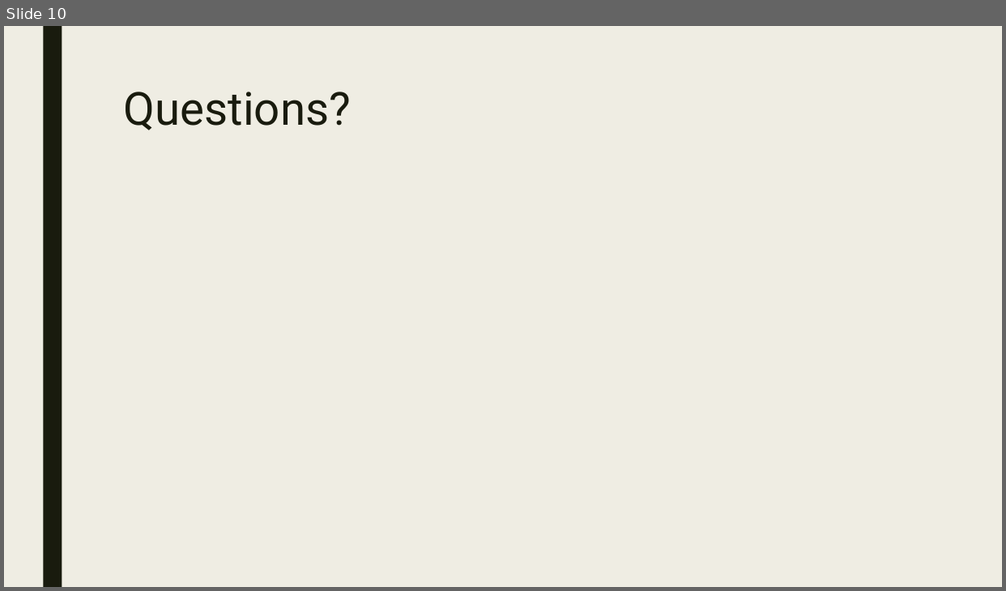
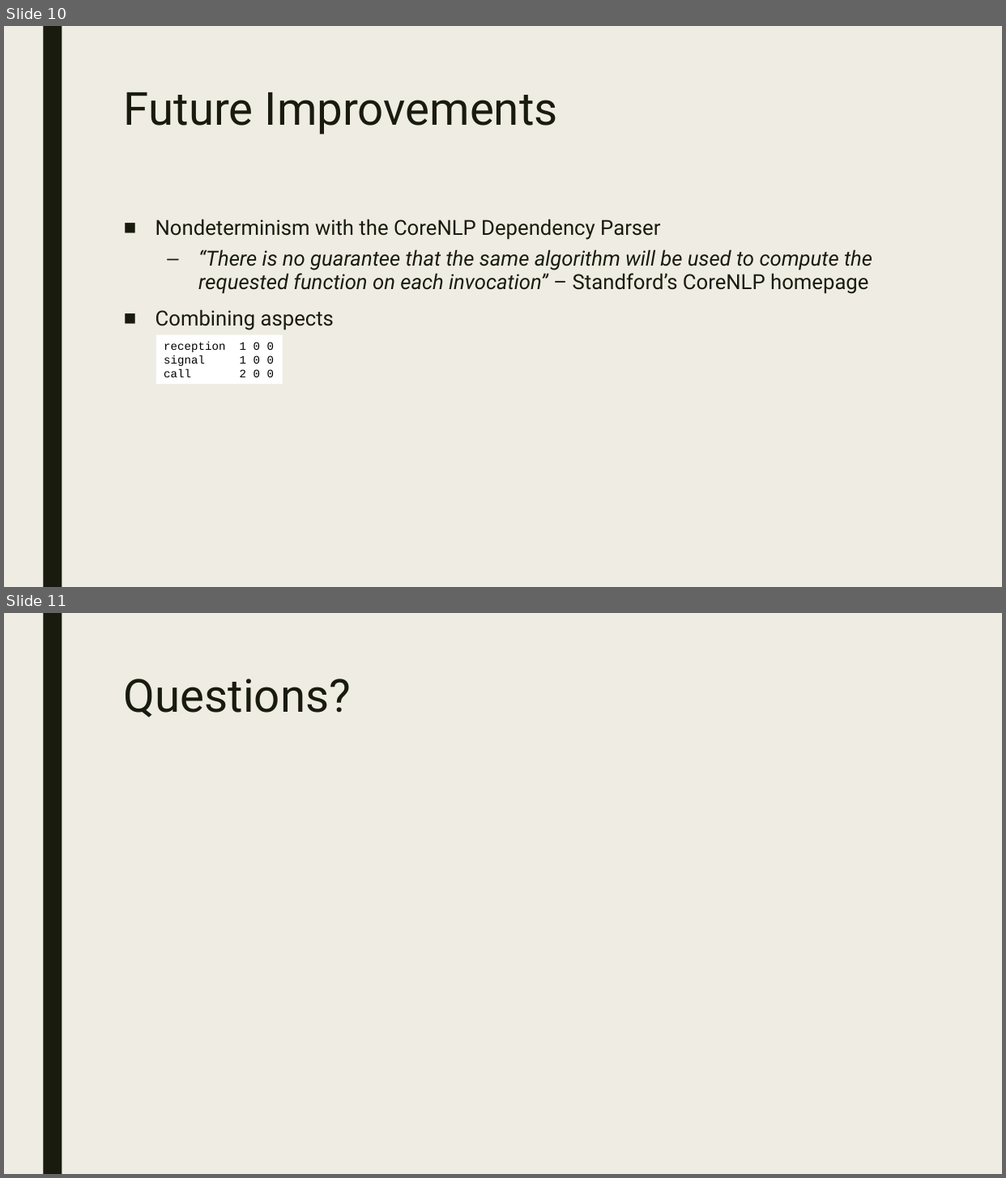
Before and after one commit to walker76-school/sentiment-analysis, a slide deck: presentation.pptx. Shown one above the other, each under a label of ours: slide 10 before the commit, slides 10 and 11 after it. The pictures are 1006x591 and 1006x1178 pixels, drawn with LibreOffice and Linux fonts; fonts in the diff are those of the drawing. Boxes give left, top, right and bottom in pixels: in the first picture for what was removed or moved away, otherwise in the second. Text is boxed around its words. In the diff, an @@ line names an element or a change of style, - is before the commit and + after.

```diff
--- a/presentation.pptx
+++ b/presentation.pptx
@@ slide 10 added at (x1=4, y1=26, x2=1002, y2=587), background #EFEDE3; not listed: 1 template element that a slide beside it also shows @@
@@ title added at (x1=124, y1=92, x2=558, y2=135), 44 pt, text #191B0E @@
+Future Improvements
@@ text added at (x1=155, y1=219, x2=872, y2=331), 20 pt, text #191B0E, italic @@
+■ Nondeterminism with the CoreNLP Dependency Parser
+  – “There is no guarantee that the same algorithm will be used to compute the requested function on each invocation” – Standford’s CoreNLP homepage
+■ Combining aspects
@@ rectangle added at (x1=156, y1=335, x2=283, y2=385), fill #FFFFFF, 11 pt, text #000000 @@
+reception 1 0 0
+signal 1 0 0
+call 2 0 0
@@ what was slide 10 is now slide 11 @@
```
Also in this commit, not shown: 3 slides changed, 32 other files.
